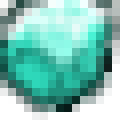
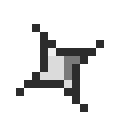
Before/after of a w=128, h=128 layered artwork. What changed in the layer stack:
hid "Overlay", painted on it over [0, 0, 120, 120]
hid "Heart" over [16, 24, 112, 112]
added layer "Oval copy" above "Star" over [16, 24, 104, 112]
showed "Star", painted on it over [16, 8, 104, 112]
